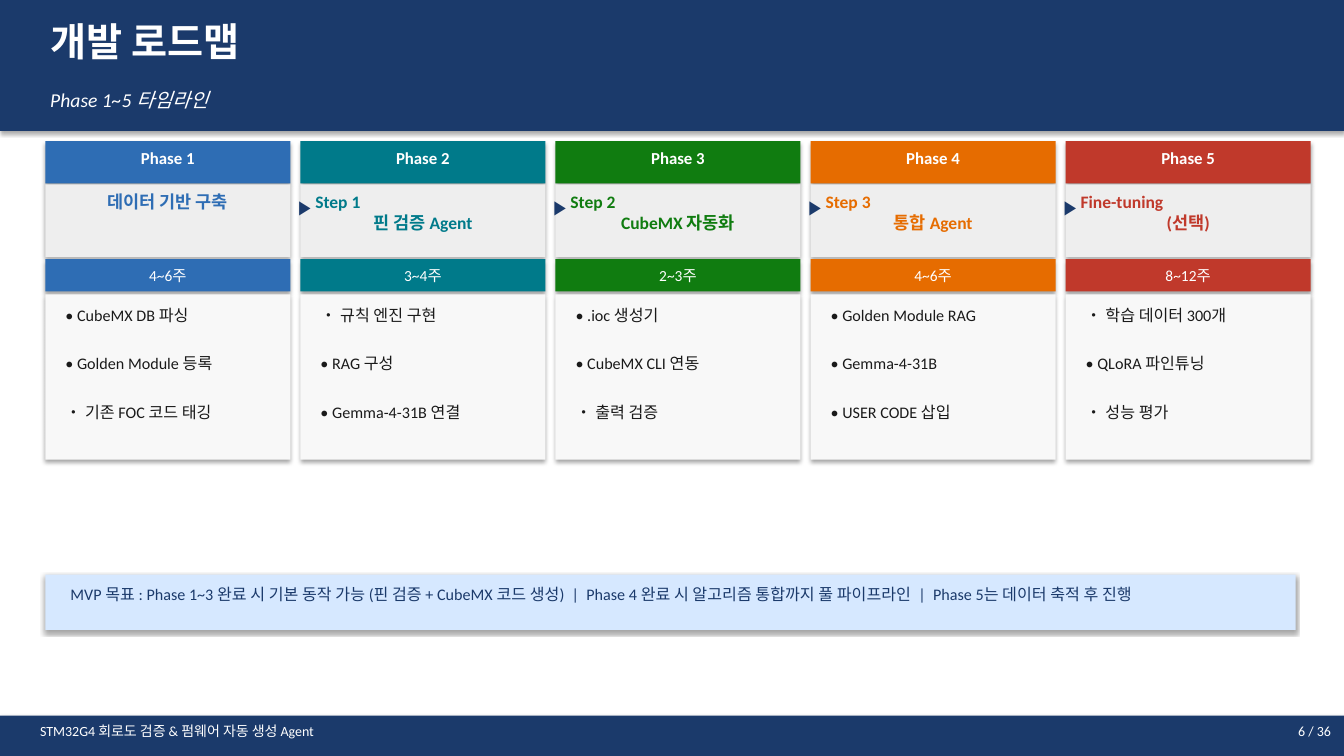
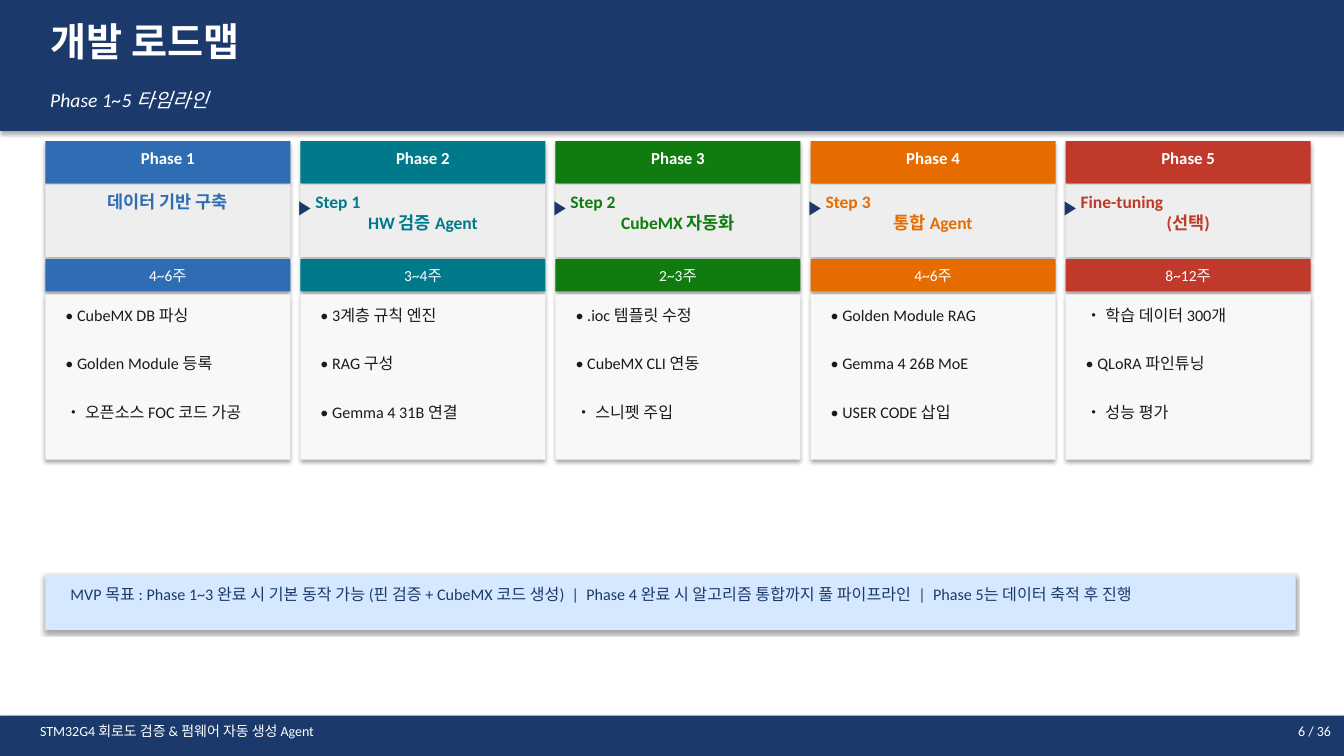
Before and after one commit to younlea/MotorDriveForge, a slide deck: slide 6 of STM32G4_Agent_Plan.pptx. Drawn at 1344x756 pixels with LibreOffice and Linux fonts; fonts in the diff are those of the drawing. Boxes give left, top, right and bottom in pixels: in the first picture for what was removed or moved away, otherwise in the second. Text is boxed around its words. In the diff, an @@ line names an element or a change of style, - is before the commit and + after.

```diff
--- a/STM32G4_Agent_Plan.pptx
+++ b/STM32G4_Agent_Plan.pptx
@@ text at <box>315,196,478,232</box>: text changed @@
-Step 1
-핀 검증 Agent
+Step 1
+HW 검증 Agent
@@ text at <box>332,307,437,323</box>: text changed @@
-• 규칙 엔진 구현
+• 3계층 규칙 엔진
@@ text at <box>587,307,692,323</box>: text changed @@
-• .ioc 생성기
+• .ioc 템플릿 수정
@@ text at <box>842,358,968,369</box>: text changed @@
-• Gemma-4-31B
+• Gemma 4 26B MoE
@@ text at <box>85,404,242,420</box>: text changed @@
-• 기존 FOC 코드 태깅
+• 오픈소스 FOC 코드 가공
@@ text at <box>332,404,458,419</box>: text changed @@
-• Gemma-4-31B 연결
+• Gemma 4 31B 연결
@@ text at <box>595,404,673,420</box>: text changed @@
-• 출력 검증
+• 스니펫 주입
```
Also in this commit, not shown: 15 other slides changed, 8 other files.
